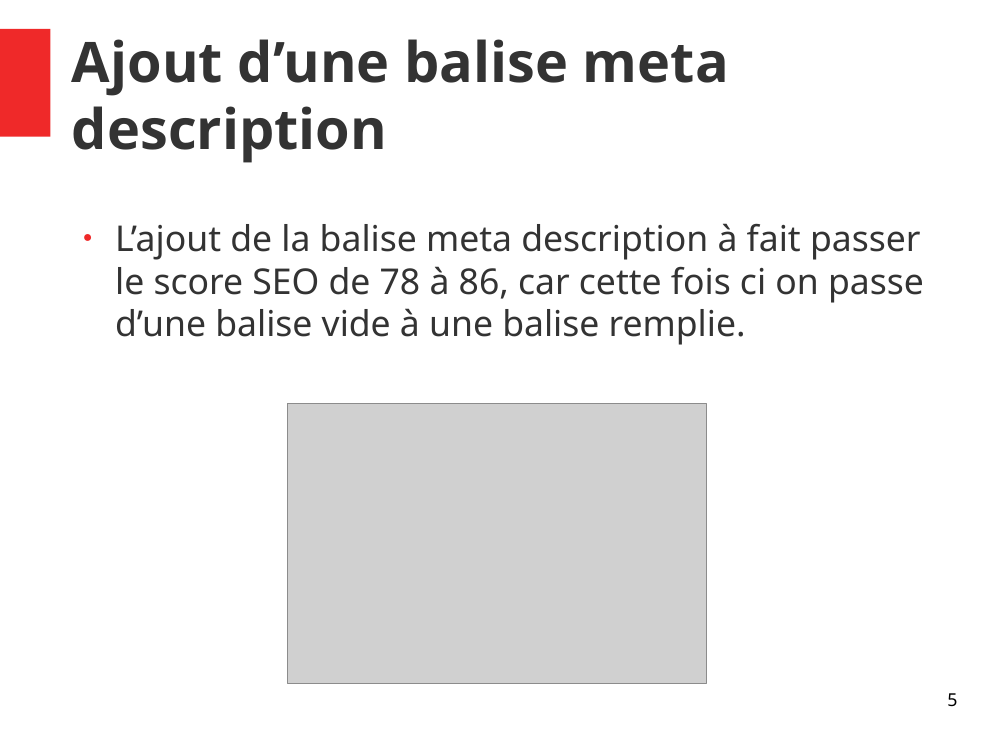
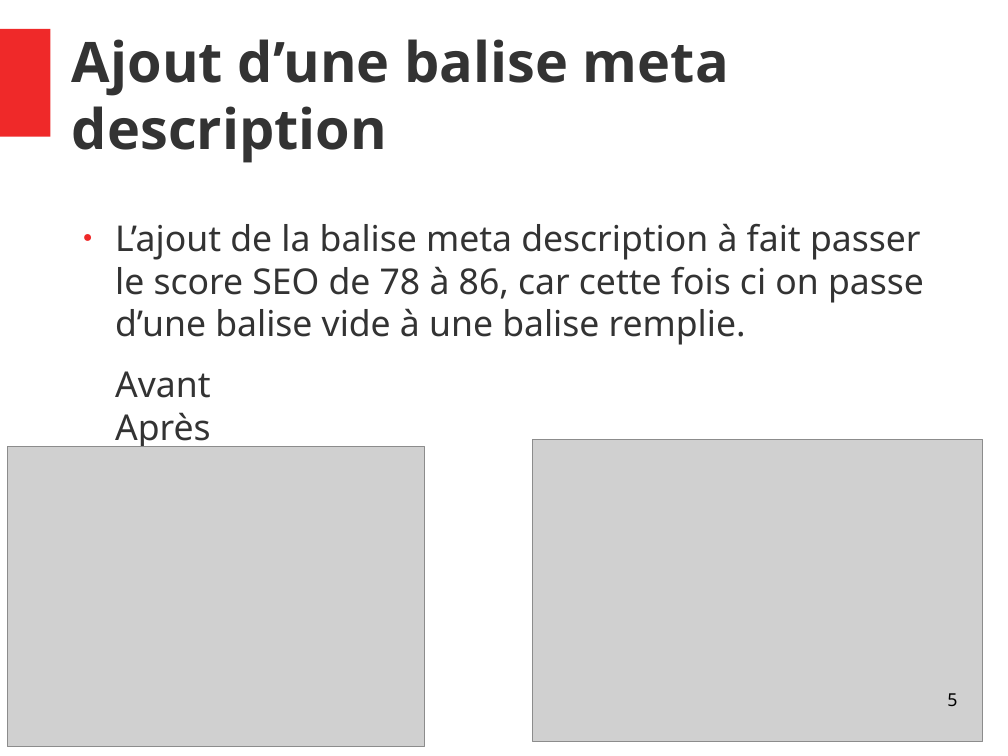
Before and after one commit to Vincent055681/VincentDiRaimondo_4_10052021, a slide deck: slide 5 of audit/Rapport.odp. Drawn at 1008x756 pixels with LibreOffice and Linux fonts; fonts in the diff are those of the drawing; grey boxes stand for pictures. Boxes give left, top, right and bottom in pixels: in the first picture for what was removed or moved away, otherwise in the second. Text is boxed around its words. In the diff, an @@ line names an element or a change of style, - is before the commit and + after.

```diff
--- a/audit/Rapport.odp
+++ b/audit/Rapport.odp
@@ text at (115,371,211,449): paragraph added @@
+Avant Après
@@ picture added at (7,446,425,746) @@
@@ picture: place and size @@
-picture at (288,403,706,684)
+picture at (533,439,983,742)
```
Also in this commit, not shown: 1 other slide changed, 1 slide added, 1 slide removed, 13 other files.
